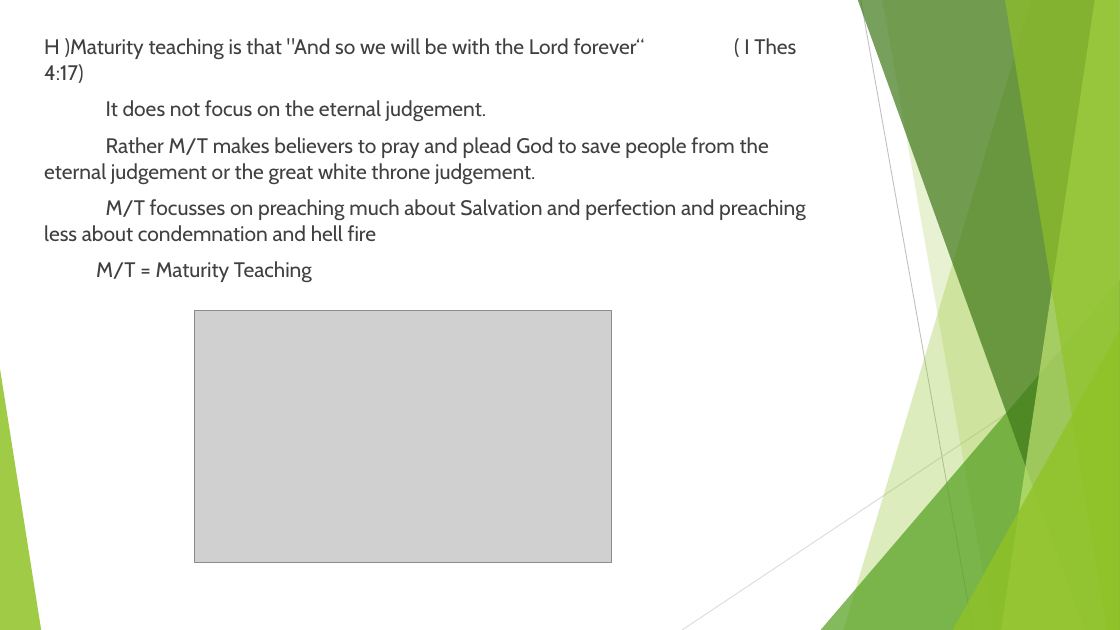
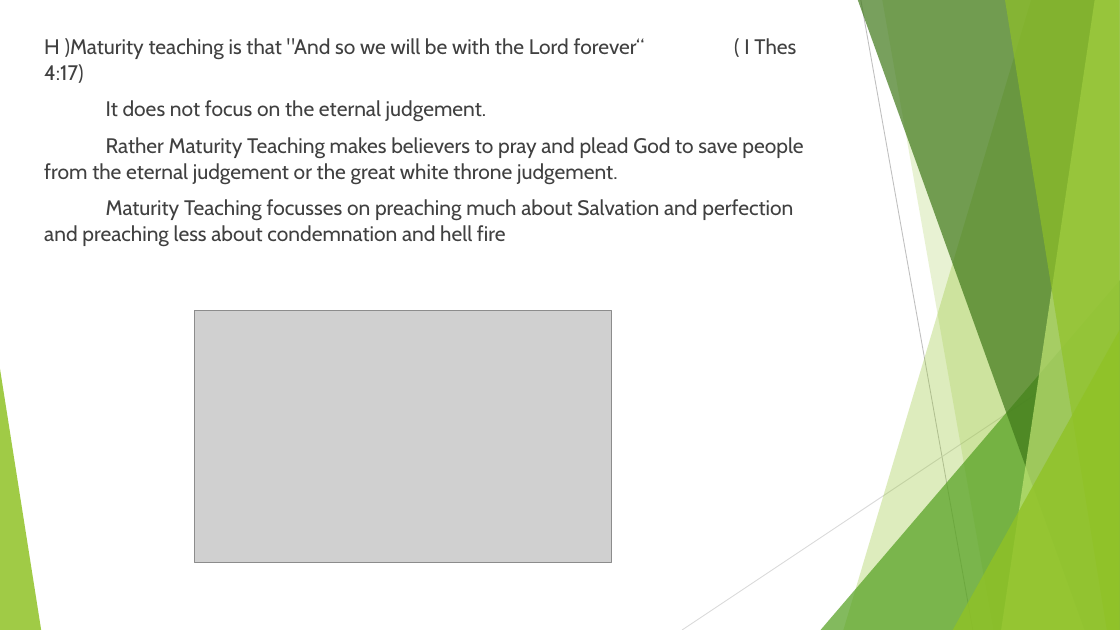
Before and after one commit to GOVARTHANAN123/Time, a slide deck: slide 14 of singapore_presentation3.pptx (slide 13 before the commit). Drawn at 1120x630 pixels with LibreOffice and Linux fonts; fonts in the diff are those of the drawing; grey boxes stand for pictures. Boxes give left, top, right and bottom in pixels: in the first picture for what was removed or moved away, otherwise in the second. Text is boxed around its words. In the diff, an @@ line names an element or a change of style, - is before the commit and + after.

```diff
--- a/singapore_presentation3.pptx
+++ b/singapore_presentation3.pptx
@@ text at [44, 137, 803, 247]: text changed @@
-Rather M/T makes believers to pray and plead God to save people from the eternal judgement or the great white throne judgement.
-M/T focusses on preaching much about Salvation and perfection and preaching less about condemnation and hell fire
-M/T = Maturity Teaching
+Rather Maturity Teaching makes believers to pray and plead God to save people from the eternal judgement or the great white throne judgement.
+Maturity Teaching focusses on preaching much about Salvation and perfection and preaching less about condemnation and hell fire
```
Also in this commit, not shown: 10 other slides changed, 1 slide added, 2 other files.
